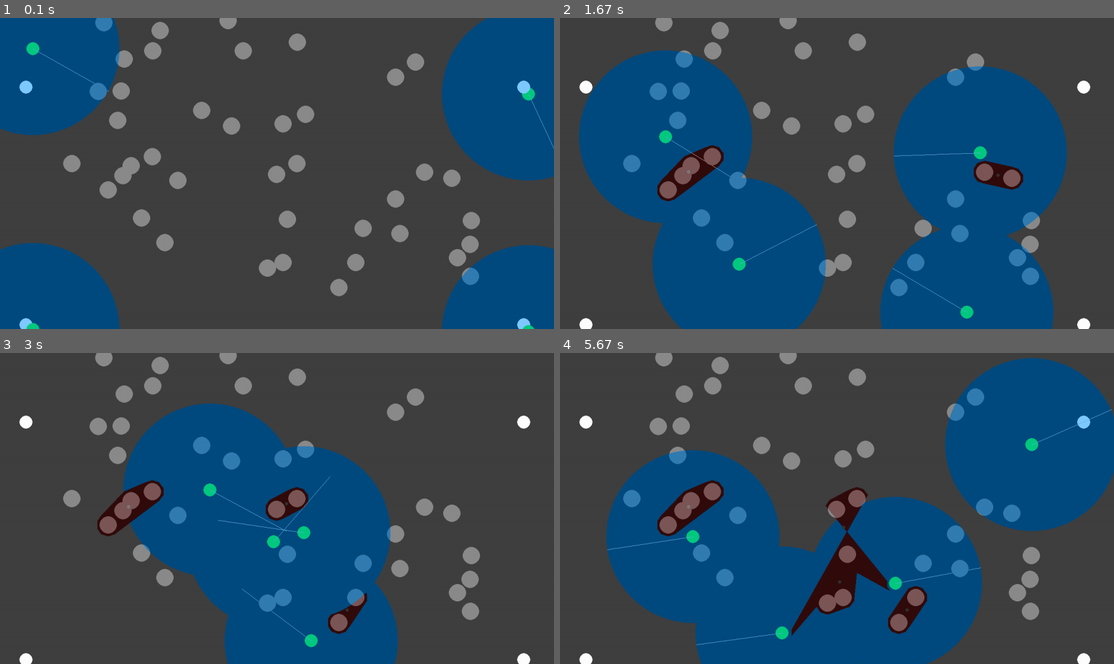
Above: before the commit, frames 1-4 (two rows, left to right).
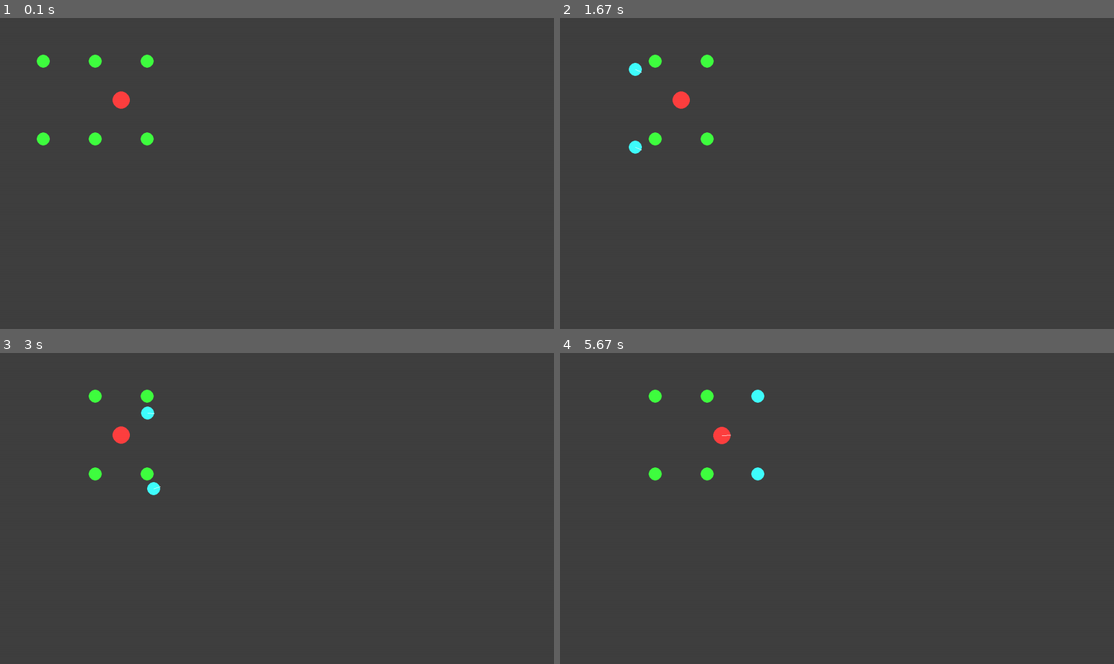
Above: after the commit, the same moments.

Repository: PierreSanson/Essaim_de_robots
Game: pygame game, started from code_2A/pygame/main.py
Two runs of this game, one before a commit and one after it. Both use one fixed random seed, a clock stepped at 60 frames per second and the inputs below.
Inputs:
- Up to frame 1 (0.1 s): no input
- Up to frame 2 (1.67 s): no input
- Up to frame 3 (3 s): no input
- Up to frame 4 (5.67 s): no input

The runs differ from the first frame. In frame 1, 31% of the frame differs, in the area x 0-100%, y 0-100%; in frame 2, 50%, in the area x 3-96%, y 0-100%; in frame 3, 34%; in frame 4, 50%.

Commit message:
added demo

Diff:
--- a/code_2A/pygame/lidarBot.py
+++ b/code_2A/pygame/lidarBot.py
@@ -7,7 +7,7 @@
 from scipy.spatial import ConvexHull
 
 class LidarBot():
-    def __init__(self, x, y, radius, room, objective, randomObjective = False, randomInterval = 10):
+    def __init__(self, x, y, radius, room, objective, randomObjective = False, randomInterval = 10, color = (0,255,0), haveObjective = False):
         self.room = room
         self.x = x
         self.y = y
@@ -15,8 +15,8 @@
         self.vel2D = np.asarray([0.1,0.1])
         self.objective = objective
         self.radiusDetection = 200
-        self.rotationSpeed = 2
-        self.speed = 2
+        self.rotationSpeed = 6
+        self.speed = 3
         self.groupObj = []
         self.detectedObj = []
         self.groupObjPoints = []
@@ -33,6 +33,11 @@
         self.convexHullObstacles = None
         self.groupPolygonPoints = []
         self.mode = "polygon"
+        self.color = color
+        self.ontoObjective = False
+        self.haveObjective = haveObjective
+        if not self.haveObjective:
+            self.vel2D = np.asarray([0,0])
 
 
 
@@ -40,38 +45,38 @@
     def draw(self, win, surface1):
 
         # Uncomment for more details about the process !
-
-        pygame.draw.circle(surface1, (0,150,255, 128), (self.x, self.y), self.radiusDetection)
+        # pygame.draw.circle(surface1, (0,150,255, 128), (self.x, self.y), self.radiusDetection)
         if self.mode == "circle" :
             pygame.draw.circle(surface1, (255,0,255, 64), (self.barycenterGroupObj['x'], self.barycenterGroupObj['y']), self.groupObjRadius)
             pygame.draw.circle(surface1, (20,20,20, 64), (self.barycenterGroupObj['x'], self.barycenterGroupObj['y']), 4)
 
-        pygame.draw.circle(win, (0,255,0), (self.x, self.y), self.radius)
-        pygame.draw.circle(win, (255,255,255), (self.objective[0], self.objective[1]), self.radius)
+        pygame.draw.circle(win, self.color, (self.x, self.y), self.radius)
+        # if self.haveObjective:
+        #     pygame.draw.circle(win, (255,255,255), (self.objective[0], self.objective[1]), self.radius)
+        # if self.mode == "polygon":
+        #     if self.convexHullObstacles is not None:
+        #         pygame.draw.polygon(surface1, (200,50,50, 64), self.groupPolygonPoints)
+        #         pygame.draw.circle(surface1, (200,200,200, 64), (self.barycenterGroupObj['x'], self.barycenterGroupObj['y']), 4)
         if np.linalg.norm(self.vel2D) !=0:
             vel2DU = self.vel2D/np.linalg.norm(self.vel2D)
-            pygame.draw.line(win, (200,200,200), (self.x, self.y), (self.x + vel2DU[0]*self.radiusDetection, self.y + vel2DU[1]*self.radiusDetection))
-        if self.mode == "polygon":
-            if self.convexHullObstacles is not None:
-                pygame.draw.polygon(surface1, (200,50,50, 64), self.groupPolygonPoints)
-                pygame.draw.circle(surface1, (200,200,200, 64), (self.barycenterGroupObj['x'], self.barycenterGroupObj['y']), 4)
+            pygame.draw.line(surface1, (255,255,255), (self.x, self.y), (self.x + vel2DU[0]*self.radius, self.y + vel2DU[1]*self.radius))
+
 
 
     def move(self, win):
         for i in range(len(self.polygonPoints)):
             self.polygonPoints[i][0] = self.polygonPointsAbsolute[i][0] + self.x
             self.polygonPoints[i][1] = self.polygonPointsAbsolute[i][1] + self.y
-        if self.randomObjective:
+        if self.randomObjective and self.haveObjective:
             if random.random() > (1 - 1/(100*self.randomInterval)) :
                 self.objective[0] = random.randrange(50, win.get_width() - 50)
                 self.objective[1] = random.randrange(50, win.get_height() - 50)
-
-        self.goToObjective(win)
+        if self.haveObjective:
+            self.goToObjective(win)
         if np.linalg.norm(self.vel2D) !=0:
             vel2DU = self.vel2D/np.linalg.norm(self.vel2D)
-
-        self.x += vel2DU[0]*self.speed*self.safeCoeff*self.ontoObjectiveCoeff
-        self.y += vel2DU[1]*self.speed*self.safeCoeff*self.ontoObjectiveCoeff
+            self.x += vel2DU[0]*self.speed*self.safeCoeff*self.ontoObjectiveCoeff
+            self.y += vel2DU[1]*self.speed*self.safeCoeff*self.ontoObjectiveCoeff
 
     def checkCollision(self):
         collision = {}
@@ -178,10 +183,18 @@
                 elif angleObj < 0:
                     self.vel2D = rotate(self.vel2D, -rotationSpeed)
 
-
     def goToObjective(self, surface1):
-        if distObjList(self, self.objective) < 40*self.speed/self.rotationSpeed + self.radius*2:
-            self.ontoObjectiveCoeff = distObjList(self, self.objective)/((40*self.speed/self.rotationSpeed)**(1.25))
+        distObjective = distObjList(self, self.objective)
+        if distObjective < 40*self.speed/self.rotationSpeed + self.radius*2:
+            self.ontoObjectiveCoeff = distObjective/((40*self.speed/self.rotationSpeed)**(1.1))
+            if distObjective < 3:
+                self.ontoObjective = True
+                self.haveObjective = False
+                self.vel2D = np.asarray([0,0])
+                self.groupObj = []
+                self.groupObjPoints = []
+                self.groupPolygonPoints = []
+                self.convexHullObstacles = None
         else :
             self.ontoObjectiveCoeff = 1
 
@@ -251,6 +264,29 @@
                     i+=1
                 self.groupObj = checkedgroupObj
                 self.groupObjPoints = checkedgroupObjPoints
+
+            elif len(self.groupObj) > 0 :
+                checkedgroupObj = [self.groupObj[0]]
+                checkedgroupObjPoints = self.groupObj[0].polygonPoints[:]
+                i=0
+                while i<len(checkedgroupObj):
+                    for obj in self.groupObj:
+                        if obj not in checkedgroupObj:
+                            if distObj(obj, checkedgroupObj[i]) < obj.radius + checkedgroupObj[i].radius + 2*self.radius + 2*self.margin:
+                                checkedgroupObj.append(obj)
+                                checkedgroupObjPoints+=obj.polygonPoints[:]
+                    i+=1
+                self.groupObj = checkedgroupObj
+                self.groupObjPoints = checkedgroupObjPoints
+                self.convexHullObstacles = ConvexHull(self.groupObjPoints)
+                if self.convexHullObstacles is not None:
+                    self.groupPolygonPoints = [self.groupObjPoints[i] for i in list(self.convexHullObstacles.vertices)[:]]
+            else :
+                self.groupObj = []
+                self.groupObjPoints = []
+                self.groupPolygonPoints = []
+                self.convexHullObstacles = None
+
 
             i=0
             while i<len(self.groupObj):
@@ -310,7 +346,36 @@
                 self.noColgoToObjective(surface1)
 
         else :
+            if len(self.groupObj) > 0 :
+                checkedgroupObj = [self.groupObj[0]]
+                checkedgroupObjPoints = self.groupObj[0].polygonPoints[:]
+                i=0
+                while i<len(checkedgroupObj):
+                    for obj in self.groupObj:
+                        if obj not in checkedgroupObj:
+                            if distObj(obj, checkedgroupObj[i]) < obj.radius + checkedgroupObj[i].radius + 2*self.radius + 2*self.margin:
+                                checkedgroupObj.append(obj)
+                                checkedgroupObjPoints+=obj.polygonPoints[:]
+                    i+=1
+                self.groupObj = checkedgroupObj
+                self.groupObjPoints = checkedgroupObjPoints
+                self.convexHullObstacles = ConvexHull(self.groupObjPoints)
+                if self.convexHullObstacles is not None:
+                    self.groupPolygonPoints = [self.groupObjPoints[i] for i in list(self.convexHullObstacles.vertices)[:]]
+            else :
+                self.groupObj = []
+                self.groupObjPoints = []
+                self.groupPolygonPoints = []
             self.noColgoToObjective(surface1)
+
+    def defineObjective(self, coord):
+        print(coord)
+        self.haveObjective = True
+        self.objective = [0,0]
+        self.objective[0] = coord[0]
+        self.objective[1] = coord[1]
+        self.ontoObjective = False
+        self.vel2D = np.asarray([0.01,0.01])
 
 
 
--- a/code_2A/pygame/main.py
+++ b/code_2A/pygame/main.py
@@ -1,7 +1,5 @@
 import lidarBot as lb
-
 import pygame
-
 import random
 
 pygame.init()
@@ -14,7 +12,7 @@
 pygame.display.set_caption("First Game")
 
 clock = pygame.time.Clock()
-hz = 144
+hz = 60
 
 x = 60
 y = 60
@@ -35,10 +33,67 @@
 
 room = Room(winWidth, winHeight)
 
+
+def scenario():
+    nbRefPointBots = 6
+    distRefPointBots = [120, 180]
+    refPointBots = []
+    nbSteps = 6
+    objectives = [[None for i in range(nbRefPointBots)] for j in range(nbSteps)]
+    for i in range(nbRefPointBots):
+        refPointBots.append(lb.LidarBot(100 + (i//2)*distRefPointBots[0], 100 + (i%2)*distRefPointBots[1] , radius, room, objective=None, haveObjective=False))
+
+    for j in range (nbSteps):
+        for i in range(nbRefPointBots):
+            print((j%(nbRefPointBots//2)), i//2)
+            if j%(nbRefPointBots//2) == i//2:
+                print('obj def!')
+                objectives[j][i] = (100 + (nbRefPointBots//2)*distRefPointBots[0] + j*distRefPointBots[0],
+                     100 + (i%2)*distRefPointBots[1])
+
+
+    room.addObjects(refPointBots)
+    measurerBot = lb.LidarBot(100 + 3*distRefPointBots[0]/2, 100 + distRefPointBots[1]/2 , 20, room, color =(255, 0, 0), objective=None, haveObjective=False)
+    room.addObjects([measurerBot])
+
+
+    run = True
+    t = 0
+
+    while run:
+
+        for j in range(nbSteps):
+            if t == 60 + j*500:
+                for i in range(nbRefPointBots):
+                    if objectives[j][i] != None:
+                        print(objectives[0][i])
+                        room.objects[i].defineObjective(objectives[j][i])
+                        room.objects[i].color = (0,255,255)
+                    else :
+                        room.objects[i].color = (0,255,0)
+            if t == 60 + 250 +500*j:
+                room.objects[-1].defineObjective((100 + 3*distRefPointBots[0]/2 + distRefPointBots[0]*(j+1), 100 + distRefPointBots[1]/2))
+
+
+        clock.tick(hz)
+        redrawGameWindow(win, surface1)
+        for event in pygame.event.get():
+            if event.type == pygame.QUIT:
+                run = False
+
+
+
+        for obj in room.objects:
+            if isinstance(obj, lb.LidarBot) or (isinstance(obj, lb.Obstacle) and obj.movable):
+                obj.move(surface1)
+        win.blit(surface1, (0,0))
+        pygame.display.update()
+        t+=1
+
 def demos(nb = 1):
 
     if nb == 1 :
-        lidarBots = [lb.LidarBot(x, y + i*100 , radius, room, [x + 1150, y + i*50], randomObjective = True, randomInterval =10) for i in range(10)]
+        lidarBots = [lb.LidarBot(x, y + i*100 , radius, room, [x + 1150, y + i*50], randomObjective = True, randomInterval =10) for i in range(20)]
 
         room.addObjects(lidarBots)
 
@@ -52,10 +107,10 @@
 
     elif nb == 3 :
         lidarBot = lb.LidarBot(x, y , radius, room, [x + 1150, y+650])
-        lidarBot2 = lb.LidarBot(x+1150, y +650, radius, room, [x, y+100])
-        lidarBot3 = lb.LidarBot(x+1150, y +100, radius, room, [x, y+650])
-        lidarBot4 = lb.LidarBot(x, y +650, radius, room, [x + 1150, y+100])
-        lidarBots = [lidarBot, lidarBot2, lidarBot3, lidarBot4]
+        # lidarBot2 = lb.LidarBot(x+1150, y +650, radius, room, [x, y+100])
+        # lidarBot3 = lb.LidarBot(x+1150, y +100, radius, room, [x, y+650])
+        # lidarBot4 = lb.LidarBot(x, y +650, radius, room, [x + 1150, y+100])
+        lidarBots = [lidarBot]
         obstacles = [lb.Obstacle(random.randrange(150, 1100) , random.randrange(0, 650), 20, room) for i in range(40)]
         room.addObjects(lidarBots + obstacles)
 
@@ -73,6 +128,18 @@
 
         room.addObjects(lidarBots + obstacles + obstacles2+ obstacles3)
 
+    elif nb == 6 :
+        lidarBots = [lb.LidarBot(x+500, y +300 + i*50 , radius, room, [x + 1100, y + 50 + i*50], randomObjective = False) for i in range(1)]
+
+        for j in range(3):
+            obstacles = [lb.Obstacle(x+ 300 +50*i , y+250*j , 20, room) for i in range(6)]
+            obstacles2 = [lb.Obstacle(x+ 300 +50*i , y+250 +250*j , 20, room) for i in range(3)]
+            obstacles3 = [lb.Obstacle(x+ 600 , y+i*50 +250*j, 20, room) for i in range(10)]
+
+            room.addObjects(obstacles + obstacles2 + obstacles3)
+        room.addObjects(lidarBots)
+
+
 
 
 
@@ -87,21 +154,22 @@
 
 
 if __name__ == "__main__":
-    demos(3)
+    # demos(1)
+    scenario()
 
-    run = True
-    while run:
-        clock.tick(hz)
-        redrawGameWindow(win, surface1)
-        for event in pygame.event.get():
-            if event.type == pygame.QUIT:
-                run = False
+    # run = True
+    # while run:
+    #     clock.tick(hz)
+    #     redrawGameWindow(win, surface1)
+    #     for event in pygame.event.get():
+    #         if event.type == pygame.QUIT:
+    #             run = False
 
-        for obj in room.objects:
-            if isinstance(obj, lb.LidarBot) or (isinstance(obj, lb.Obstacle) and obj.movable):
-                obj.move(surface1)
-        win.blit(surface1, (0,0))
-        pygame.display.update()
+    #     for obj in room.objects:
+    #         if isinstance(obj, lb.LidarBot) or (isinstance(obj, lb.Obstacle) and obj.movable):
+    #             obj.move(surface1)
+    #     win.blit(surface1, (0,0))
+    #     pygame.display.update()
 
 
 
--- a/code_2A/pygame/utilities.py
+++ b/code_2A/pygame/utilities.py
@@ -124,7 +124,7 @@
             if abs(angleCheck)<=np.pi/2:
                 if win != None :
                     pygame.draw.line(win, (255,0,255), (lineEmitter.x, lineEmitter.y), (lineEmitter.x + vectP[0], lineEmitter.y + vectP[1]), 3)
-                    pygame.draw.line(win, (255,0,255), (lineEmitter.x, lineEmitter.y), (barycenterPolygon['x'], barycenterPolygon['y']+ vectP[1]), 3)
+                    # pygame.draw.line(win, (255,0,255), (lineEmitter.x, lineEmitter.y), (barycenterPolygon['x'], barycenterPolygon['y']+ vectP[1]), 3)
                 angleP = signedAngle2Vects2(vectP, vectLine)
                 if angleP >= 0:
                     return ['indirect']
